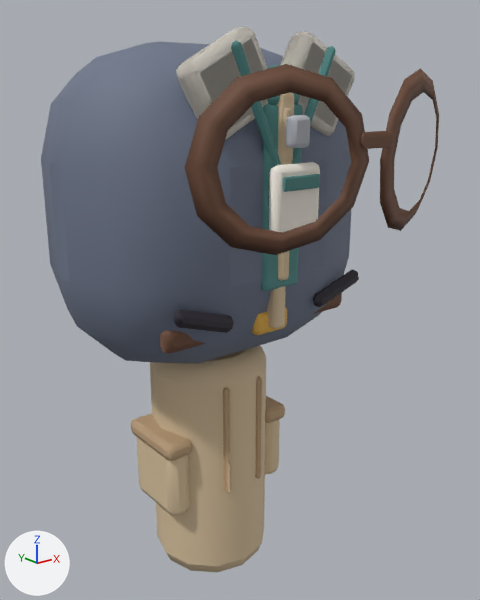
Before and after pictures for a commit that changed the glTF model public/models/era_attire.glb.
Before and after are seen from a camera (50 mm lens) standing at (-0.389, -0.541, 0.258) and looking at (0.007, -0.045, 0.06). Every picture has the same lights, and +X, +Y and +Z are marked at lower left. The older version comes first. Vertices at exactly the same position are counted once.

The first picture shows 'attire_cargo_l', 'attire_cargo_r', 'attire_fleece', 'attire_glasses', 'attire_khaki', 'attire_lanyard', 'attire_polo', 'attire_shirt'.
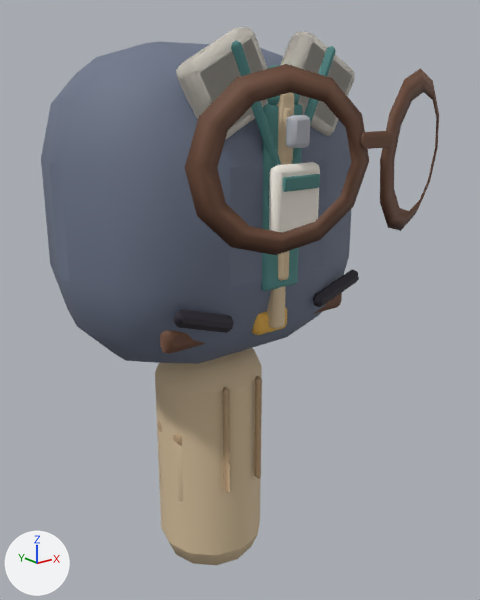
Changed parts and their boxes (x1, y1, x2, y2) in the pictures (480 x 600 px):
'attire_khaki', reshaped (8% narrower): before (150, 345, 266, 572); after (155, 348, 262, 565)
'attire_cargo_l', reshaped: before (131, 350, 244, 516); after (158, 420, 183, 501)
'attire_cargo_r', reshaped (not visible afterwards): before (265, 396, 285, 474)
part 1 of me_attire_cargo_l, added (beige): after (159, 431, 183, 501)
part 2 of me_attire_cargo_l, added: after (158, 420, 182, 446)
part 3 of me_attire_cargo_l, deleted (beige): before (131, 414, 192, 516)

The change in detail:
me_attire_cargo_l is used by ob_attire_cargo_l; location (0.0, 0.0, 0.0).
me_attire_cargo_l had 184 vertices, 356 faces and spanned x -0.079..0.06, y -0.06..0.06, z -0.25..0.0.
me_attire_cargo_l now has 184 vertices, 356 faces and spans x -0.055..0.051, y -0.051..0.051, z -0.25..0.0.
me_attire_cargo_l part 1: a new loose piece of 56 vertices spanning x -0.055..-0.037, y -0.024..0.024, z -0.166..-0.084, in mat_pal_pants (beige #d6bf9c).
me_attire_cargo_l part 2: a new loose piece of 56 vertices spanning x -0.055..-0.037, y -0.024..0.024, z -0.096..-0.078, in mat_pal_baseboard (beige #b89b78).
me_attire_cargo_l part 3: 112 vertices removed from x -0.079..-0.049, y -0.041..0.041, z -0.166..-0.078.
Other edits to the shape of me_attire_cargo_l do not show in these pictures.
me_attire_cargo_r is used by ob_attire_cargo_r; location (0.0, 0.0, 0.0).
me_attire_cargo_r had 184 vertices, 356 faces and spanned x -0.06..0.079, y -0.06..0.06, z -0.25..0.0.
me_attire_cargo_r now has 184 vertices, 356 faces and spans x -0.051..0.055, y -0.051..0.051, z -0.25..0.0.
me_attire_cargo_r part 4: 112 vertices removed from x 0.049..0.079, y -0.041..0.041, z -0.166..-0.078.
Other edits to the shape of me_attire_cargo_r do not show in these pictures.
me_attire_khaki is used by ob_attire_khaki; location (0.0, 0.0, 0.0).
me_attire_khaki had 104 vertices, 196 faces and spanned x -0.063..0.063, y -0.063..0.063, z -0.25..0.0.
me_attire_khaki now has 104 vertices, 196 faces and spans x -0.058..0.058, y -0.063..0.058, z -0.25..0.0.
Part 5, on me_attire_khaki:
10 vertices are removed from x -0.044..0.044, y -0.044..0.044, z -0.25..0.0.
45 faces are deleted.
62 vertices move from x -0.063..0.063, y -0.063..0.063, z -0.25..0.0 to x -0.058..0.058, y -0.058..0.058, z -0.25..0.0.
10 vertices are added at x -0.029..0.029, y -0.029..0.029, z -0.25..0.0.
45 new faces join them, mat_pal_pants (beige #d6bf9c).
